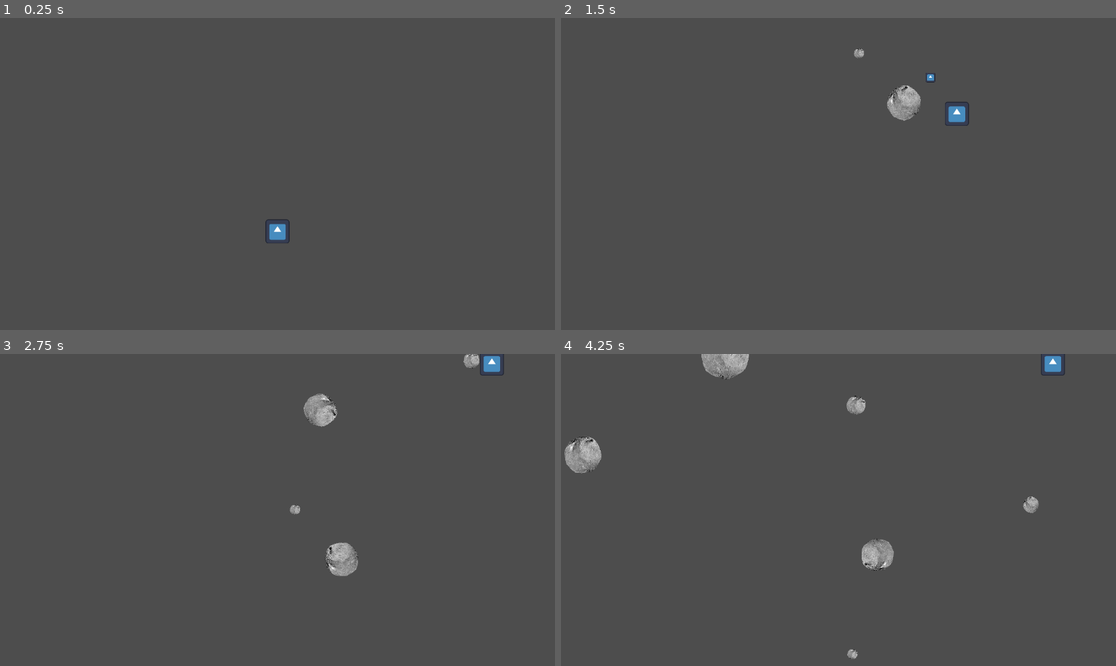
Above: before the commit, frames 1-4 (two rows, left to right).
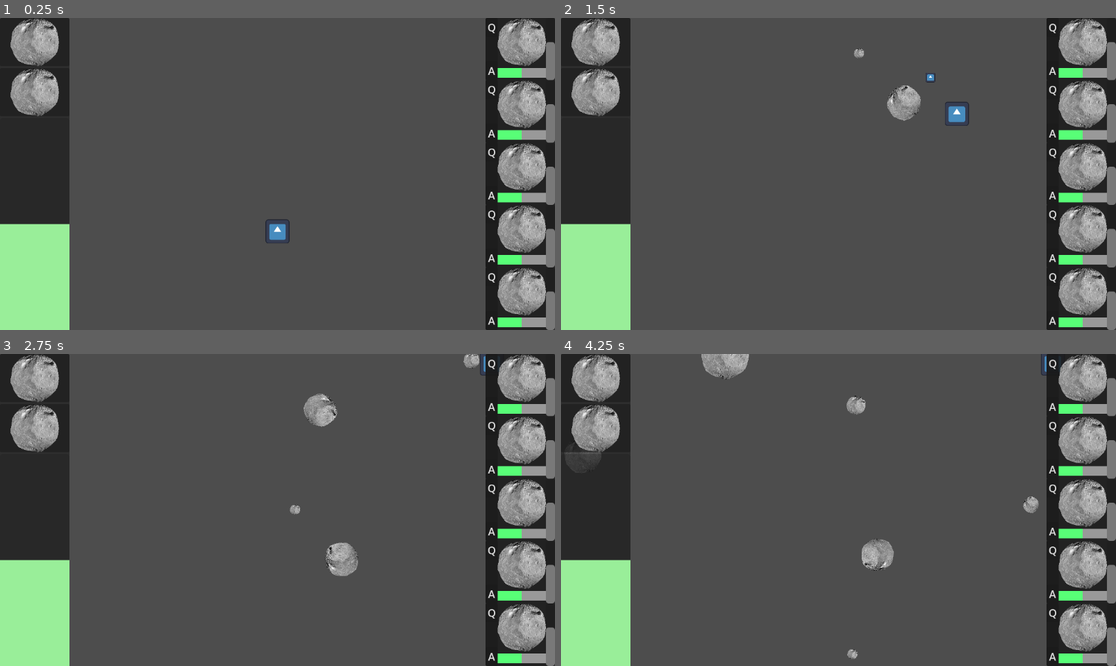
Above: after the commit, the same moments.

Repository: DigitsCodeCompendium/game.MJ198
Game: Godot game, scene res://scenes/game.tscn
Two runs of this game, one before a commit and one after it. Both use one fixed random seed, a clock stepped at 60 frames per second and the inputs below. The engine's default icon, where the game draws it, is replaced by a stand-in: a white triangle on a blue panel in a dark square.
Inputs (mouse positions are in pixels of both pictures, inside the frame that each line leads up to):
- Up to frame 1 (0.25 s): no input
- Up to frame 2 (1.5 s): click (1054, 27) at 0.5 s, where only the run after the commit has a clickable "Q"; click (1054, 71) at 1.25 s, where only the run after the commit has a clickable "A"
- Up to frame 3 (2.75 s): click (493, 363) at 2 s, where only the run after the commit has a clickable "Q"
- Up to frame 4 (4.25 s): click (1054, 407) at 2.75 s, where only the run after the commit has a clickable "A"; click (1054, 363) at 3.5 s, where only the run after the commit has a clickable "Q"

The runs differ from the first frame. In frame 1, 24% of the frame differs, in the area x 0-100%, y 0-100%; in frame 2, 24%; in frame 3, 24%; in frame 4, 24%.

Commit message:
User interface mockup

Diff:
--- /dev/null
+++ b/scenes/PassiveModule.tscn
@@ -0,0 +1,69 @@
+[gd_scene load_steps=4 format=3 uid="uid://dpq1gen5yq0lc"]
+
+[ext_resource type="Texture2D" uid="uid://btjssuc8r2qjo" path="res://assets/asteroid.png" id="1_nwk4l"]
+
+[sub_resource type="StyleBoxFlat" id="StyleBoxFlat_p57ef"]
+
+[sub_resource type="StyleBoxFlat" id="StyleBoxFlat_u5sy4"]
+bg_color = Color(0.34379414, 0.99598175, 0.46769476, 1)
+
+[node name="PassiveModule" type="PanelContainer"]
+offset_right = 133.0
+offset_bottom = 124.0
+size_flags_vertical = 3
+
+[node name="HBoxContainer" type="HBoxContainer" parent="."]
+layout_mode = 2
+theme_override_constants/separation = 0
+
+[node name="Container" type="PanelContainer" parent="HBoxContainer"]
+layout_mode = 2
+size_flags_horizontal = 0
+
+[node name="IncreasePower" type="Button" parent="HBoxContainer/Container"]
+layout_mode = 2
+size_flags_horizontal = 4
+size_flags_vertical = 0
+theme_override_font_sizes/font_size = 22
+button_mask = 0
+text = "Q"
+
+[node name="DecreasePower" type="Button" parent="HBoxContainer/Container"]
+layout_mode = 2
+size_flags_vertical = 10
+theme_override_font_sizes/font_size = 22
+button_mask = 0
+text = "A"
+
+[node name="VBoxContainer2" type="VBoxContainer" parent="HBoxContainer"]
+layout_mode = 2
+
+[node name="MarginContainer" type="MarginContainer" parent="HBoxContainer/VBoxContainer2"]
+layout_mode = 2
+
+[node name="ModuleSprite" type="TextureRect" parent="HBoxContainer/VBoxContainer2/MarginContainer"]
+custom_minimum_size = Vector2(100, 100)
+layout_mode = 2
+texture = ExtResource("1_nwk4l")
+expand_mode = 2
+
+[node name="EnergyProgressBar" type="ProgressBar" parent="HBoxContainer/VBoxContainer2"]
+custom_minimum_size = Vector2(0, 20)
+layout_mode = 2
+theme_override_styles/background = SubResource("StyleBoxFlat_p57ef")
+theme_override_styles/fill = SubResource("StyleBoxFlat_u5sy4")
+max_value = 6.0
+step = 1.0
+value = 3.0
+rounded = true
+show_percentage = false
+
+[node name="UpgradeProgressBar" type="ProgressBar" parent="HBoxContainer"]
+layout_mode = 2
+size_flags_horizontal = 3
+size_flags_vertical = 3
+max_value = 5.0
+value = 3.0
+rounded = true
+fill_mode = 3
+show_percentage = false
--- a/scenes/game.tscn
+++ b/scenes/game.tscn
@@ -1,9 +1,86 @@
-[gd_scene load_steps=3 format=3 uid="uid://dstd3l06i0olc"]
+[gd_scene load_steps=6 format=3 uid="uid://dstd3l06i0olc"]
 
 [ext_resource type="Script" uid="uid://bnrs5mhd1ryqc" path="res://scenes/game.gd" id="1_yqjtg"]
 [ext_resource type="PackedScene" uid="uid://cng1hdh4kuxrw" path="res://scenes/player.tscn" id="2_lnu2h"]
+[ext_resource type="PackedScene" uid="uid://berc3u26dbt5n" path="res://scenes/wep_eng_module.tscn" id="3_lbhrr"]
+[ext_resource type="PackedScene" uid="uid://dpq1gen5yq0lc" path="res://scenes/PassiveModule.tscn" id="3_lnu2h"]
+
+[sub_resource type="StyleBoxFlat" id="StyleBoxFlat_iywne"]
+bg_color = Color(0.6, 0.93333334, 0.6, 1)
 
 [node name="Game" type="Node2D"]
 script = ExtResource("1_yqjtg")
 
 [node name="Player" parent="." instance=ExtResource("2_lnu2h")]
+
+[node name="CanvasLayer" type="CanvasLayer" parent="."]
+
+[node name="Control" type="Control" parent="CanvasLayer"]
+z_index = -1
+layout_mode = 3
+anchors_preset = 15
+anchor_right = 1.0
+anchor_bottom = 1.0
+grow_horizontal = 2
+grow_vertical = 2
+mouse_filter = 2
+mouse_behavior_recursive = 1
+
+[node name="LeftPanel" type="PanelContainer" parent="CanvasLayer/Control"]
+layout_mode = 1
+anchors_preset = -1
+anchor_right = 0.125
+anchor_bottom = 1.0
+metadata/_edit_use_anchors_ = true
+
+[node name="VBoxContainer" type="VBoxContainer" parent="CanvasLayer/Control/LeftPanel"]
+layout_mode = 2
+
+[node name="WepEngModule2" parent="CanvasLayer/Control/LeftPanel/VBoxContainer" instance=ExtResource("3_lbhrr")]
+layout_mode = 2
+size_flags_vertical = 1
+
+[node name="WepEngModule" parent="CanvasLayer/Control/LeftPanel/VBoxContainer" instance=ExtResource("3_lbhrr")]
+layout_mode = 2
+size_flags_vertical = 1
+
+[node name="Container" type="MarginContainer" parent="CanvasLayer/Control/LeftPanel/VBoxContainer"]
+layout_mode = 2
+size_flags_vertical = 3
+
+[node name="ProgressBar" type="ProgressBar" parent="CanvasLayer/Control/LeftPanel/VBoxContainer/Container"]
+layout_mode = 2
+size_flags_vertical = 3
+theme_override_styles/fill = SubResource("StyleBoxFlat_iywne")
+max_value = 20.0
+step = 1.0
+value = 10.0
+fill_mode = 3
+show_percentage = false
+
+[node name="RightPanel" type="PanelContainer" parent="CanvasLayer/Control"]
+layout_mode = 1
+anchors_preset = -1
+anchor_left = 0.875
+anchor_right = 1.0
+anchor_bottom = 1.0
+metadata/_edit_use_anchors_ = true
+
+[node name="Modules" type="VBoxContainer" parent="CanvasLayer/Control/RightPanel"]
+layout_mode = 2
+theme_override_constants/separation = 0
+
+[node name="PanelContainer" parent="CanvasLayer/Control/RightPanel/Modules" instance=ExtResource("3_lnu2h")]
+layout_mode = 2
+
+[node name="PanelContainer2" parent="CanvasLayer/Control/RightPanel/Modules" instance=ExtResource("3_lnu2h")]
+layout_mode = 2
+
+[node name="PanelContainer3" parent="CanvasLayer/Control/RightPanel/Modules" instance=ExtResource("3_lnu2h")]
+layout_mode = 2
+
+[node name="PanelContainer4" parent="CanvasLayer/Control/RightPanel/Modules" instance=ExtResource("3_lnu2h")]
+layout_mode = 2
+
+[node name="PanelContainer5" parent="CanvasLayer/Control/RightPanel/Modules" instance=ExtResource("3_lnu2h")]
+layout_mode = 2
--- /dev/null
+++ b/scenes/wep_eng_module.tscn
@@ -0,0 +1,16 @@
+[gd_scene load_steps=2 format=3 uid="uid://berc3u26dbt5n"]
+
+[ext_resource type="Texture2D" uid="uid://btjssuc8r2qjo" path="res://assets/asteroid.png" id="1_hdwdf"]
+
+[node name="WepEngModule" type="PanelContainer"]
+offset_right = 133.0
+offset_bottom = 124.0
+size_flags_vertical = 3
+
+[node name="ModuleSprite" type="TextureRect" parent="."]
+custom_minimum_size = Vector2(100, 100)
+layout_mode = 2
+size_flags_horizontal = 4
+size_flags_vertical = 4
+texture = ExtResource("1_hdwdf")
+expand_mode = 2
